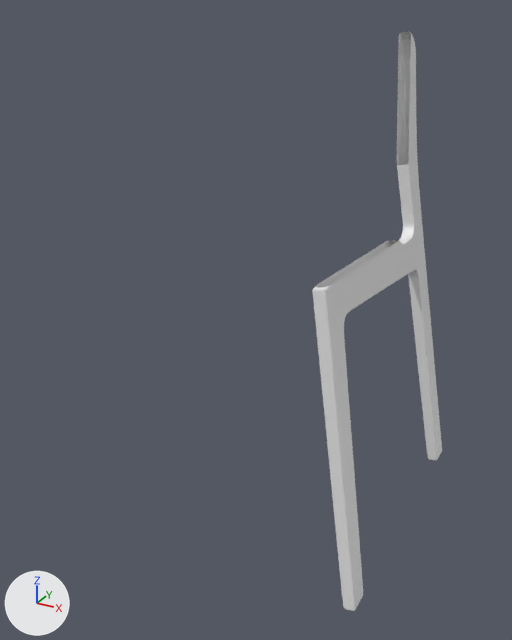
One commit to the Blender file Chair/Chair.blend: the scene before it, then after it.
Before and after are seen from a 50 mm lens placed at (2.54, -4.77, 3.92), pointed at (-0.02, -0.11, 1.6). Lighting does not change. The marker at lower left points along +X, +Y and +Z. The same objects are shown in both versions, whatever each file hides.
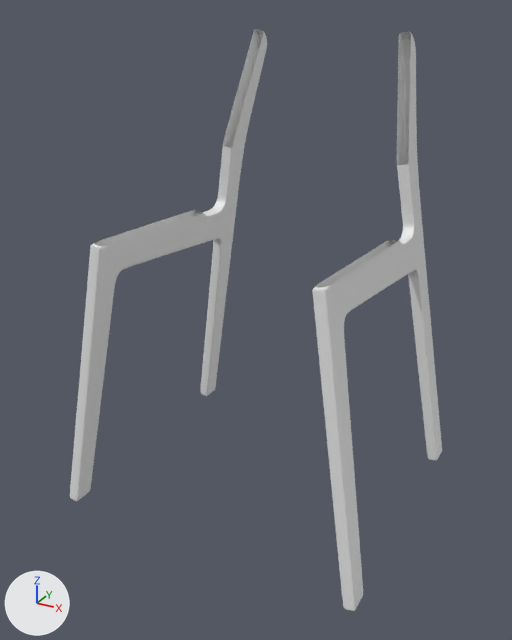
Commit message: add seat to chair

Boxes (x1, y1, x2, y2) around the edits, measured in the pictures (512 x 640 px):
'Cube', modifiers changed (185% wider)
    before: (312, 31, 442, 611)
    after: (70, 29, 442, 611)

The change, as a diff of the scene's bpy script:
```diff
--- a/Chair/Chair.blend.py
+++ b/Chair/Chair.blend.py
@@ me_plane @@
+me_plane.from_pydata(...)  # 25 vertices, 16 faces; spans x 0.0..1.3, y -1.03..1.05, z -0.08..0.14
+me_plane.polygons.foreach_set('use_smooth', [True] * 16)
@@ ob_cube @@
 _m = ob_cube.modifiers.new('Subdivision', 'SUBSURF')
 _m.render_levels = 4
+_m = ob_cube.modifiers.new('Mirror.001', 'MIRROR')
+_m.mirror_object = ob_seat
@@ ob_seat @@
+ob_seat = bpy.data.objects.new('Seat', me_plane)
+ob_seat.location = (0.0, -0.203, 2.261)
+ob_seat.rotation_euler = (-0.062, 0.0, 0.0)  # degrees (-3.6, 0, 0)
+_m = ob_seat.modifiers.new('Mirror', 'MIRROR')
+_m.use_clip = True
+_m = ob_seat.modifiers.new('Subdivision', 'SUBSURF')
+_m.levels = 3
+_m.render_levels = 3
+_m = ob_seat.modifiers.new('Solidify', 'SOLIDIFY')
+_m.thickness = 0.042
+_m.offset = 1.0
+_m = ob_seat.modifiers.new('Bevel', 'BEVEL')
+_m.segments = 3
+_m.angle_limit = 1.047
+_m.mark_sharp = True
+ob_seat.hide_set(True)
```
